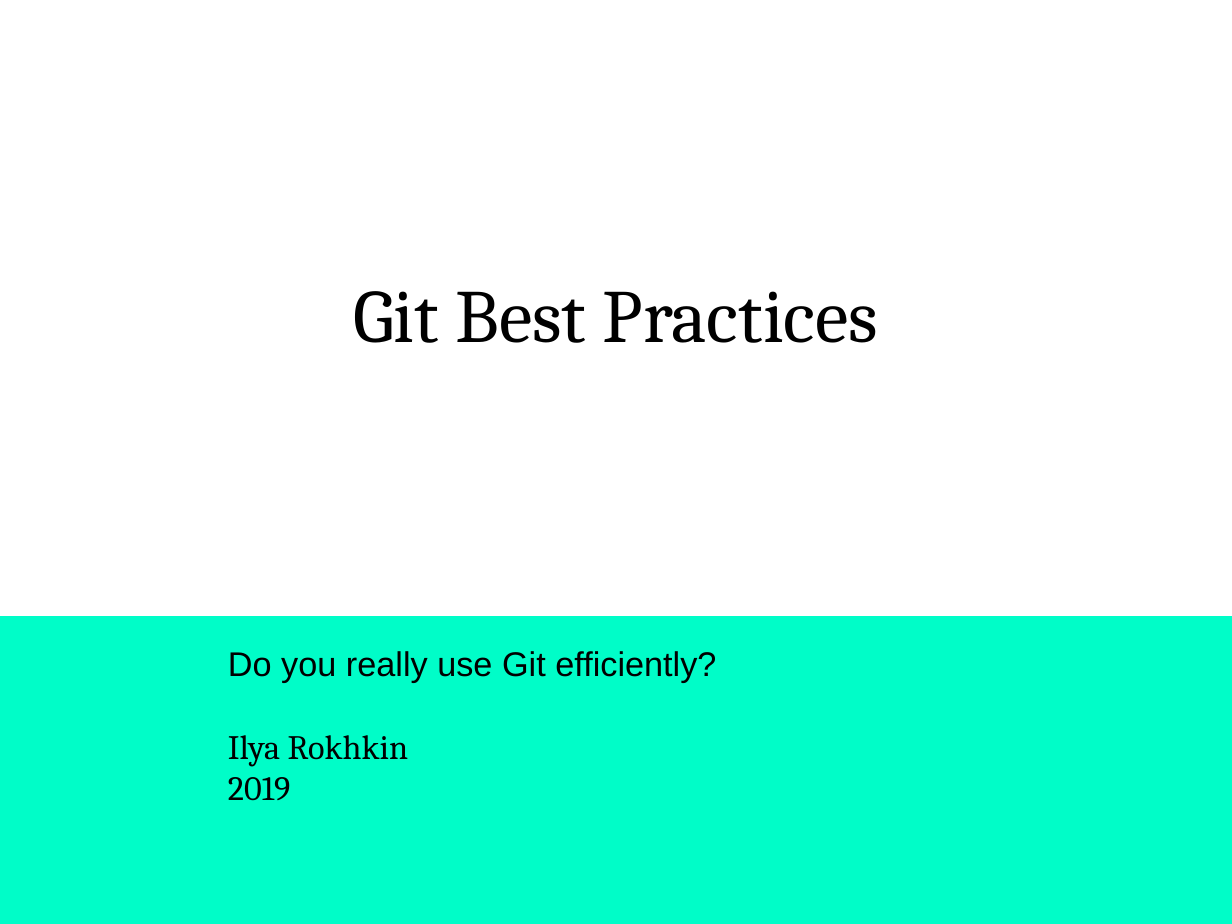
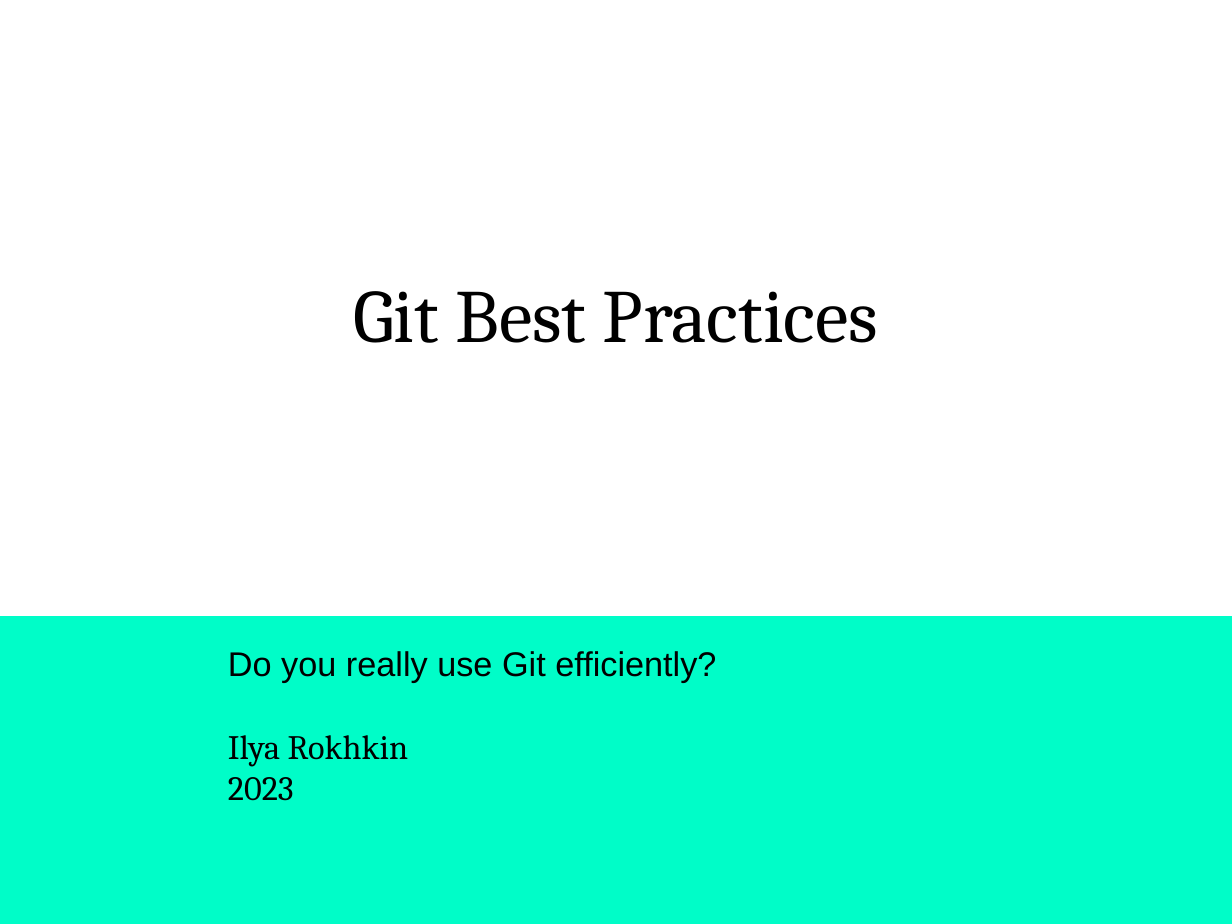
Before and after one commit to ilyaro/mysite, a slide deck: slide 1 of WorkStuff/Courses/Git/Git_Best_Practices/Git_Best_Practices.pptx. Drawn at 1232x924 pixels with LibreOffice and Linux fonts; fonts in the diff are those of the drawing. Boxes give left, top, right and bottom in pixels: in the first picture for what was removed or moved away, otherwise in the second. Text is boxed around its words. In the diff, an @@ line names an element or a change of style, - is before the commit and + after.

```diff
--- a/WorkStuff/Courses/Git/Git_Best_Practices/Git_Best_Practices.pptx
+++ b/WorkStuff/Courses/Git/Git_Best_Practices/Git_Best_Practices.pptx
@@ subtitle at [228, 777, 294, 801]: text changed @@
-2019
+2023
```
Also in this commit, not shown: 1 other slide changed.
